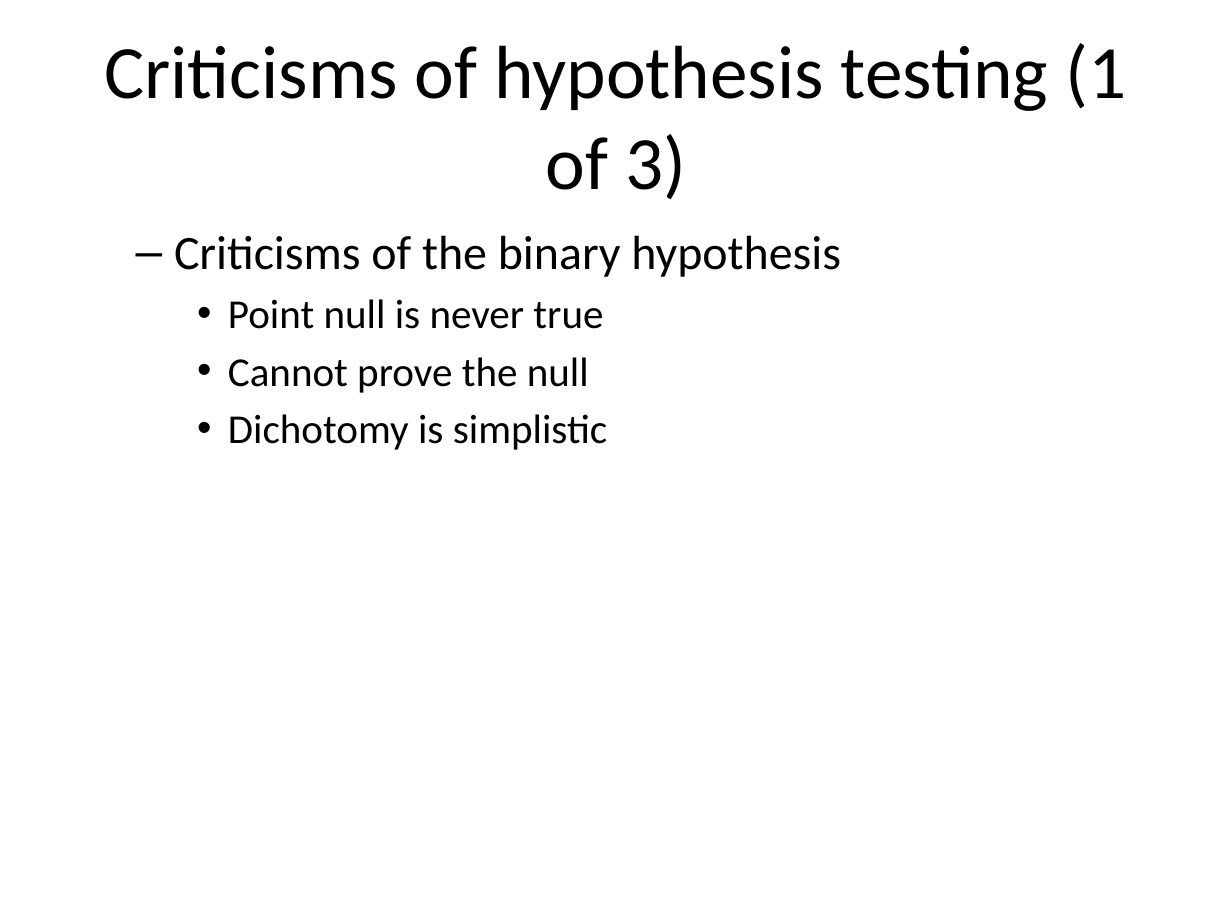
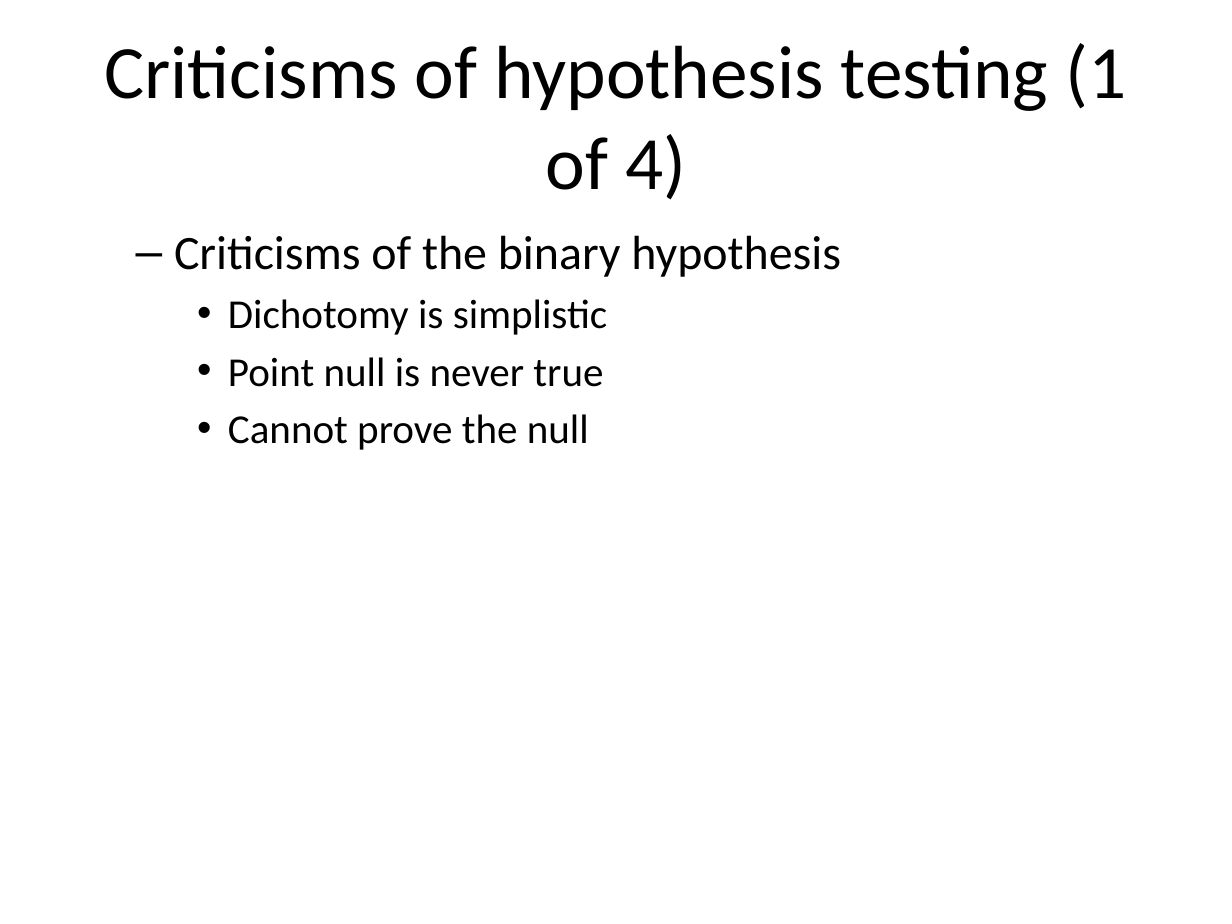
Before and after one commit to classes-medb/5510, a slide deck: slide 49 of src/video-12-hypothesis-testing.pptx. Drawn at 1232x924 pixels with LibreOffice and Linux fonts; fonts in the diff are those of the drawing. Boxes give left, top, right and bottom in pixels: in the first picture for what was removed or moved away, otherwise in the second. Text is boxed around its words. In the diff, an @@ line names an element or a change of style, - is before the commit and + after.

```diff
--- a/src/video-12-hypothesis-testing.pptx
+++ b/src/video-12-hypothesis-testing.pptx
@@ title at (104, 43, 1126, 200): text changed @@
-Criticisms of hypothesis testing (1 of 3)
+Criticisms of hypothesis testing (1 of 4)
@@ text at (228, 299, 608, 335): paragraph added @@
+    • Dichotomy is simplistic
@@ text at (228, 414, 608, 450): paragraph removed @@
-    • Dichotomy is simplistic
```
Also in this commit, not shown: 8 other slides changed, 33 slides added, 3 slides removed, 21 other files.
